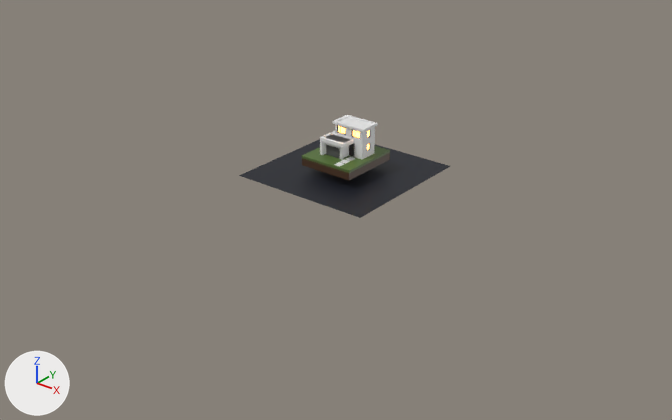
Before and after pictures for a commit that changed the Blender file Gady_ModernHouse.blend.
Camera for both pictures: a 50 mm lens placed at (137.3, -175.9, 91.6), pointed at (2.4, -7.1, -13.0). The axes (+X, +Y, +Z) are drawn at lower left. The lights are the same throughout. The picture after the commit comes second.

The scene before the commit, as lines of its bpy script (objects in view):
```python
me_plane_002 = bpy.data.meshes.new('Plane.002')
me_plane_002.from_pydata([(-1.0, -1.0, 0.0), (1.0, -1.0, 0.0), (-1.0, 1.0, 0.0), (1.0, 1.0, 0.0)], [], [(0, 1, 3, 2)])
me_plane_002.materials.append(mat_plane)  # black #141723
me_plane_003 = bpy.data.meshes.new('Plane.003')
me_plane_003.from_pydata(...)  # 16 vertices, 14 faces; spans x -5.13..4.77, y -3.01..3.01, z 7.72..8.34
me_plane_008 = bpy.data.meshes.new('Plane.008')
me_plane_008.from_pydata(...)  # a box spanning x -4.52..4.16, y -2.64..2.64, z -0.01..7.72
ob_gxxygg_001 = bpy.data.objects.new('gxxygg.001', me_plane_003)
ob_gxxygg_001.location = (1.8, 1.6, 0.0)
_m = ob_gxxygg_001.modifiers.new('Bevel', 'BEVEL')
_m.width = 0.025
_m.width_pct = 0.025
_m.segments = 2
_m.miter_outer = 'MITER_ARC'
ob_gxxygg_002 = bpy.data.objects.new('gxxygg.002', me_plane_008)
ob_gxxygg_002.location = (1.8, 1.6, 0.0)
_m = ob_gxxygg_002.modifiers.new('Boolean', 'BOOLEAN')
_m.object = ob_plane_004
_m = ob_gxxygg_002.modifiers.new('Boolean.003', 'BOOLEAN')
_m.object = ob_plane_013
_m = ob_gxxygg_002.modifiers.new('Boolean.002', 'BOOLEAN')
_m.object = ob_plane_010
_m = ob_gxxygg_002.modifiers.new('Boolean.001', 'BOOLEAN')
_m.object = ob_plane_007
_m = ob_gxxygg_002.modifiers.new('Bevel', 'BEVEL')
_m.width = 0.025
_m.width_pct = 0.025
_m.segments = 2
_m.miter_outer = 'MITER_ARC'
ob_plane_025 = bpy.data.objects.new('Plane.025', me_plane_002)
ob_plane_025.location = (0.0, 0.0, -5.1)
ob_plane_025.scale = (19.6, 19.6, 19.6)
# also in view: 'Plane' at (0.0, 0.0, -1.7); 'Plane.023' at (0.0, 0.0, -0.3)
```
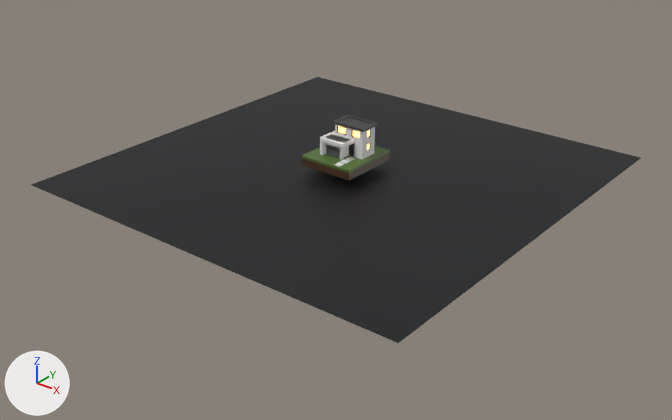
What differs and where, as boxes (x1, y1, x2, y2) in the pictures (672 x 420 px):
'Plane.025', rescaled (188% wider, 234% taller)
    before: (239, 139, 450, 218)
    after: (31, 77, 641, 343)
'gxxygg.001', recoloured (white to dark grey)
    both: (333, 115, 378, 132)

Diff of the bpy script that builds the scene:
```diff
--- a/Gady_ModernHouse.blend.py
+++ b/Gady_ModernHouse.blend.py
@@ mat_material_008 @@
+mat_material_008 = principled_material('Material.008')
+mat_material_008.base_color = (0.0549, 0.0549, 0.0549)  # dark grey #424242
@@ me_plane_003 @@
 me_plane_003.from_pydata(...)  # 16 vertices, 14 faces; spans x -5.13..4.77, y -3.01..3.01, z 7.72..8.34
+me_plane_003.materials.append(mat_material_008)  # dark grey #424242
@@ ob_plane_025 @@
 ob_plane_025.location = (0.0, 0.0, -5.1)
-ob_plane_025.scale = (19.6, 19.6, 19.6)
+ob_plane_025.scale = (56.6, 56.6, 56.6)
```
